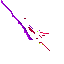
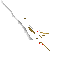
The second 64px x 64px image is a revision of the first. Changes to its layers:
painted on "Copie de exe_lilac_mpbl_charging_0_e.png" over (1, 0, 50, 51)
